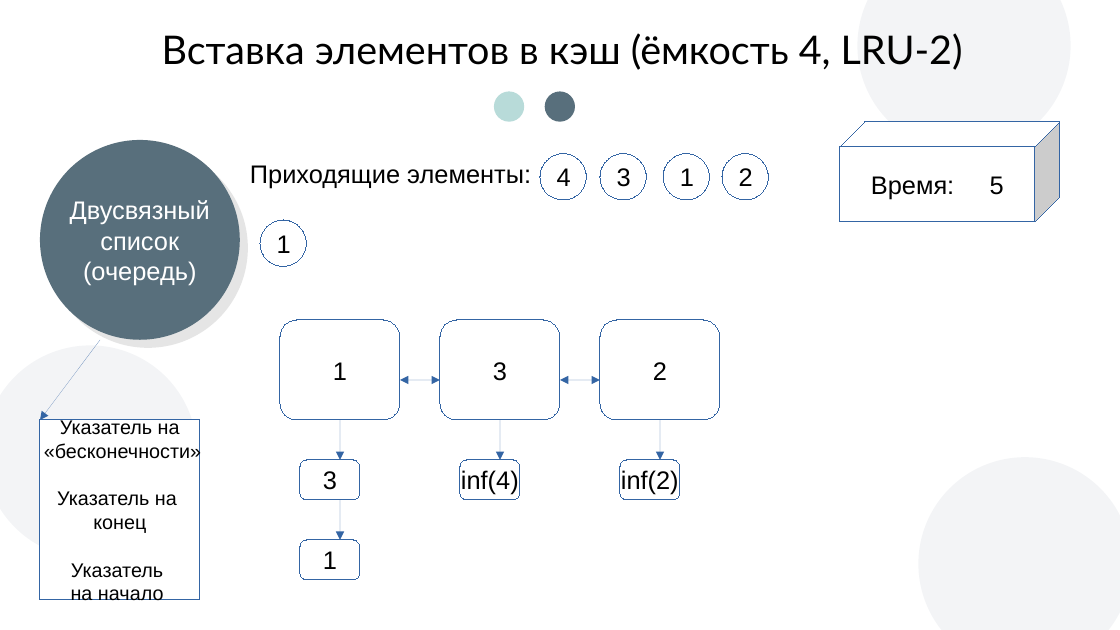
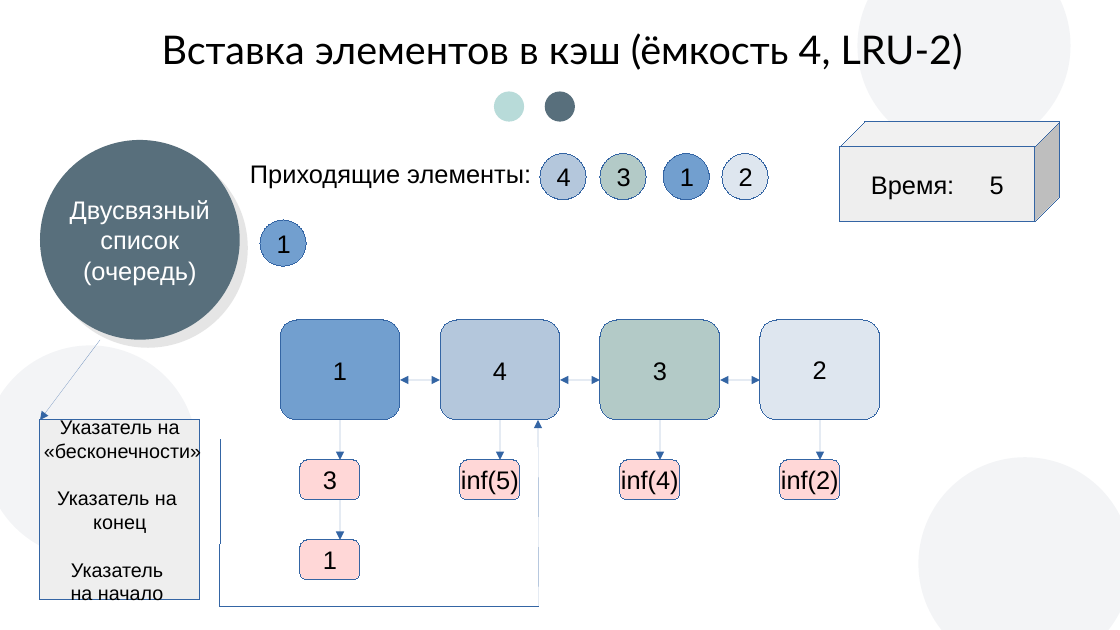
Before and after one commit to andreyStrachuk/LRU-K, a slide deck: slide 18 of Theory/Презентация LRU-K.pptx. Drawn at 1120x630 pixels with LibreOffice and Linux fonts; fonts in the diff are those of the drawing; background and template pictures are left out. Boxes give left, top, right and bottom in pixels: in the first picture for what was removed or moved away, otherwise in the second. Text is boxed around its words. In the diff, an @@ line names an element or a change of style, - is before the commit and + after.

Commit message:
add colors

```diff
--- a/Theory/Презентация LRU-K.pptx
+++ b/Theory/Презентация LRU-K.pptx
@@ cube "Время: 5" at bbox=[841, 122, 1060, 222]: fill #FFFFFF to #EEEEEE @@
@@ ellipse "4" at bbox=[540, 153, 585, 199]: fill #FFFFFF to #B4C7DC @@
@@ ellipse "3" at bbox=[601, 153, 646, 199]: fill #FFFFFF to #B3CAC7 @@
@@ ellipse "1" at bbox=[664, 153, 709, 199]: fill #FFFFFF to #729FCF @@
@@ ellipse "2" at bbox=[723, 153, 768, 199]: fill #FFFFFF to #DEE6EF @@
@@ ellipse "1" at bbox=[260, 221, 306, 266]: fill #FFFFFF to #729FCF @@
@@ freeform shape "1" at bbox=[281, 320, 400, 420]: fill #FFFFFF to #729FCF; outline redrawn @@
@@ freeform shape added at bbox=[440, 320, 560, 420], fill #B4C7DC, outline #3465A4 0 pt, 18 pt, text #000000 @@
+4
@@ freeform shape "3" at bbox=[601, 320, 721, 420]: fill #FFFFFF to #B3CAC7 @@
@@ freeform shape "2" at bbox=[760, 320, 880, 420]: fill #FFFFFF to #DEE6EF @@
@@ double arrow added from (721, 380) to (760, 380), #3465A4 0 pt @@
@@ rectangle "Указатель на" at bbox=[40, 420, 199, 600]: fill #FFFFFF to #EEEEEE @@
@@ line added from (221, 607) to (221, 440), #3465A4 0 pt @@
@@ arrow added from (539, 607) to (539, 420), #3465A4 0 pt @@
@@ arrow added from (820, 420) to (820, 460), #3465A4 0 pt @@
@@ freeform shape "3" at bbox=[300, 460, 360, 500]: fill #FFFFFF to #FFD7D7; outline redrawn @@
@@ freeform shape added at bbox=[460, 460, 520, 500], fill #FFD7D7, outline #3465A4 0 pt, 18 pt, text #000000 @@
+inf(5)
@@ freeform shape "inf(4)" at bbox=[620, 460, 680, 500]: fill #FFFFFF to #FFD7D7 @@
@@ 4 freeform shapes: place and size @@
-4 freeform shapes at bbox=[440, 320, 721, 500]
+4 freeform shapes at bbox=[601, 320, 880, 500]
@@ freeform shape "inf(2)" at bbox=[781, 460, 841, 500]: fill #FFFFFF to #FFD7D7 @@
@@ freeform shape "1" at bbox=[300, 540, 360, 579]: fill #FFFFFF to #FFD7D7; outline redrawn @@
@@ freeform shape added at bbox=[221, 607, 539, 607], outline #3465A4 0 pt @@
```
Also in this commit, not shown: 26 other slides changed.
